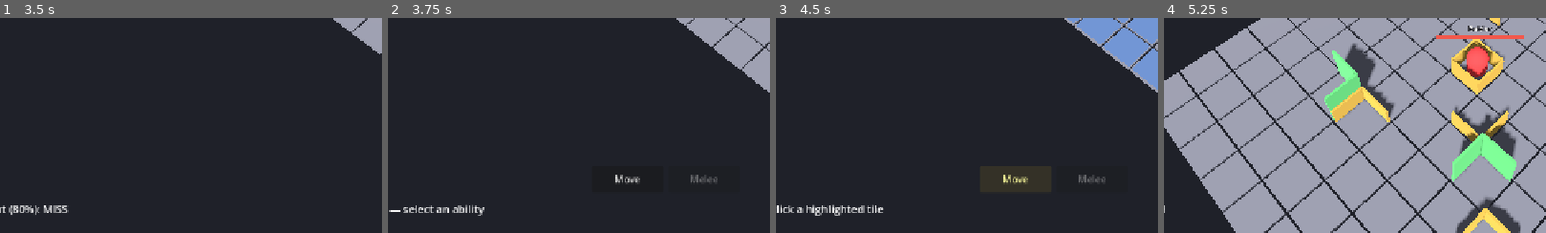
Above: before the commit, frames 1-4 (left to right).
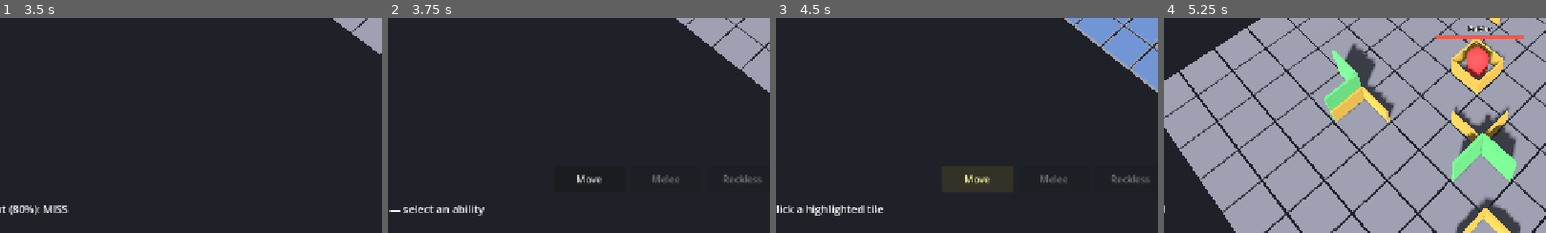
Above: after the commit, the same moments.

Repository: jabber484/battlechess-godot
Game: Godot game, scene res://scenes/battle/Battle.tscn
Two runs of this game, one before a commit and one after it. Both use one fixed random seed, a clock stepped at 60 frames per second and the inputs below.
Inputs (mouse positions are % of the whole screen's width and height, from its top left):
- Up to frame 1 (3.5 s): click "End Turn" at 0.5 s; move the mouse to (72, 45) at 1.27 s; hold S (camera_pan_back) 1.28-2.03 s; click (72, 45) at 1.42 s; move the mouse to (30, 55) at 2.02 s; tap W (camera_pan_forward) at 2.1 s; click (30, 55) at 2.17 s; tap Enter at 2.75 s; move the mouse to (60, 28) at 2.77 s; hold A (camera_pan_left) from 2.78 s (still down); click (60, 28) at 2.92 s
- Up to frame 2 (3.75 s): move the mouse to (45, 70) at 3.52 s; release A (camera_pan_left) at 3.53 s; tap D (camera_pan_right) at 3.6 s; click (45, 70) at 3.67 s
- Up to frame 3 (4.5 s): click "Move" at 4.25 s
- Up to frame 4 (5.25 s): click "End Turn" at 5 s
The pictures show only the part of the screen within x 14-64%, y 50-100%; the shares and areas given below are measured in that part.

Frame 1 is identical in both runs. In frame 2, 0.8% of the frame differs, in the area x 49-98%, y 72-78%; in frame 3, 0.9%; in frame 4, nothing differs.

Commit message:
Enhance Warrior abilities and combat mechanics for strategic gameplay
- Updated Warrior abilities to include the Reckless Attack, a free action that costs stamina and allows the enemy to retaliate first.
- Revised ability activation logic to ensure turns remain open while any non-passive ability can activate, improving tactical options.
- Enhanced combat system to support new attack mechanics, including the ability to commit free-action attacks without consuming the action budget.
- Updated documentation to reflect changes in ability mechanics and their interactions within the combat system, ensuring clarity for future implementations.
- Improved UI feedback for ability selection and execution, enhancing player experience during combat scenarios.

Diff:
--- a/scripts/abilities/ability_data.gd
+++ b/scripts/abilities/ability_data.gd
@@ -19,6 +19,8 @@
 			return unit.can_move_more()
 		BattleEnums.CostSlot.ACTION:
 			return unit.can_act_more()
+		BattleEnums.CostSlot.NONE:
+			return true
 		_:
 			return false
 
--- /dev/null
+++ b/scripts/abilities/warrior_reckless_attack_ability_data.gd
@@ -0,0 +1,79 @@
+class_name WarriorRecklessAttackAbilityData
+extends WarriorBasicAttackAbilityData
+
+## Once-per-turn free-action melee: spend stamina, enemy strikes first, then Warrior hits.
+var used_this_turn: bool = false
+
+
+func _init() -> void:
+	id = &"warrior_reckless_attack"
+	display_name = "Reckless"
+	category = BattleEnums.AbilityCategory.ACTION
+	cost_slot = BattleEnums.CostSlot.NONE
+	attack_range = 1
+	stamina_cost = 10
+
+
+func can_activate(unit: Unit, ctx: AbilityContext) -> bool:
+	if used_this_turn:
+		return false
+	# Parent SimpleAttack / AbilityData checks turn ownership + CostSlot.NONE.
+	# WarriorBasicAttack adds stamina gate and target availability via super chain.
+	return super.can_activate(unit, ctx)
+
+
+func on_turn_started(_unit: Unit) -> void:
+	used_this_turn = false
+
+
+func build_execution(unit: Unit, target_pos: Vector2i, ctx: AbilityContext) -> Dictionary:
+	var empty := {
+		"commit": Callable(),
+		"present": Callable(),
+		"complete": Callable(),
+		"death_units": [],
+		"defender": null,
+	}
+	if unit == null or ctx == null or ctx.grid_system == null:
+		return empty
+	var defender := ctx.grid_system.get_occupant(target_pos)
+	if defender == null or not is_valid_target(unit, target_pos, ctx):
+		return empty
+
+	var cost := stamina_cost
+	var warrior_range := attack_range
+	var warrior_falloff := distance_penalty_per_tile
+	var retal_range := 0
+	var retal_falloff := 0
+	var retal_attack := _find_attack_ability(defender)
+	if retal_attack != null:
+		retal_range = retal_attack.attack_range
+		retal_falloff = retal_attack.distance_penalty_per_tile
+
+	return {
+		"commit": func() -> bool:
+			if used_this_turn:
+				return false
+			if not unit.spend_resource(cost, BattleEnums.UnitResource.STAMINA):
+				return false
+			used_this_turn = true
+			return true,
+		"present": Callable(),
+		"complete": Callable(),
+		"death_units": [unit, defender],
+		"defender": defender,
+		"presentation": BattleEnums.Presentation.RECKLESS_ATTACK,
+		"distance_penalty_per_tile": warrior_falloff,
+		"attack_range": warrior_range,
+		"retaliation_attack_range": retal_range,
+		"retaliation_distance_penalty_per_tile": retal_falloff,
+	}
+
+
+func _find_attack_ability(unit: Unit) -> SimpleAttackAbilityData:
+	if unit == null:
+		return null
+	for ability in unit.abilities:
+		if ability is SimpleAttackAbilityData and ability.category == BattleEnums.AbilityCategory.ACTION:
+			return ability as SimpleAttackAbilityData
+	return null
--- a/scripts/battle/battle_controller.gd
+++ b/scripts/battle/battle_controller.gd
@@ -44,6 +44,7 @@
 		unit.resource_changed.connect(_on_unit_resource_changed)
 	battle_state.register_units(_units)
 	turn_manager.register_units(_units)
+	turn_manager.keep_turn_open_check = _unit_has_available_ability
 	turn_manager.start_battle()
 	battle_ui.append_log("Battle started", Color(0.7, 0.9, 1.0))
 
@@ -286,12 +287,16 @@
 			typed_death.append(u as Unit)
 
 	await action_runner.run(commit, present, complete, typed_death)
+	# Free-action abilities do not call notify_acted/moved — still try auto-end after them.
+	turn_manager.request_auto_finish()
 	_pending_attack_target = null
 	if _selected_ability and not _selected_ability.can_activate(unit, _ability_ctx):
 		_selected_ability = null
 	_refresh_ability_bar()
 	_refresh_highlights()
 	if unit.is_player() and not battle_state.is_over():
+		if turn_manager.active_unit != unit:
+			return
 		if _selected_ability:
 			battle_ui.set_status("Selected %s — choose a target" % _selected_ability.display_name)
 		else:
@@ -309,6 +314,19 @@
 			continue
 		result.append(ability)
 	return result
+
+
+func _unit_has_available_ability(unit: Unit) -> bool:
+	if unit == null or _ability_ctx == null:
+		return false
+	for ability in unit.abilities:
+		if ability == null:
+			continue
+		if ability.category == BattleEnums.AbilityCategory.PASSIVE:
+			continue
+		if ability.can_activate(unit, _ability_ctx):
+			return true
+	return false
 
 
 func _refresh_ability_bar() -> void:
--- a/scripts/battle/battle_presenter.gd
+++ b/scripts/battle/battle_presenter.gd
@@ -57,6 +57,8 @@
 			_enhance_move(unit, target_pos, execution)
 		BattleEnums.Presentation.ATTACK:
 			_enhance_attack(unit, execution)
+		BattleEnums.Presentation.RECKLESS_ATTACK:
+			_enhance_reckless_attack(unit, execution)
 	return execution
 
 
@@ -124,6 +126,72 @@
 		focus_grid_pos(unit.grid_pos)
 
 
+func _enhance_reckless_attack(unit: Unit, execution: Dictionary) -> void:
+	var defender = execution.get("defender", null)
+	if not defender is Unit:
+		return
+	var target: Unit = defender as Unit
+	var warrior_falloff := int(execution.get("distance_penalty_per_tile", 0))
+	var warrior_range := int(execution.get("attack_range", 1))
+	var retal_range := int(execution.get("retaliation_attack_range", 0))
+	var retal_falloff := int(execution.get("retaliation_distance_penalty_per_tile", 0))
+
+	execution["present"] = func() -> void:
+		focus_grid_pos(target.grid_pos)
+		await _host.get_tree().create_timer(ATTACK_FOCUS_DURATION).timeout
+		if _combat_system == null:
+			return
+
+		# Enemy strikes first (interrupt — no turn/action budget).
+		if (
+			retal_range > 0
+			and target.is_alive()
+			and unit.is_alive()
+			and GridMath.chebyshev(target.grid_pos, unit.grid_pos) <= retal_range
+		):
+			_combat_system.commit_attack(
+				target,
+				unit,
+				retal_falloff,
+				retal_range,
+				false,
+				false,
+			)
+			await _host.get_tree().create_timer(ATTACK_CAMERA_DELAY).timeout
+
+		# Warrior swing if still able (owns turn, free action — no ACTION budget).
+		if (
+			unit.is_alive()
+			and target.is_alive()
+			and GridMath.chebyshev(unit.grid_pos, target.grid_pos) <= warrior_range
+		):
+			focus_grid_pos(target.grid_pos)
+			_combat_system.commit_attack(
+				unit,
+				target,
+				warrior_falloff,
+				warrior_range,
+				false,
+				true,
+			)
+			await _host.get_tree().create_timer(ATTACK_CAMERA_DELAY).timeout
+
+		focus_grid_pos(unit.grid_pos)
+
+	if _battle_ui:
+		var prior_complete: Callable = execution.get("complete", Callable())
+		execution["complete"] = func() -> void:
+			if prior_complete.is_valid():
+				prior_complete.call()
+			_battle_ui.append_log(
+				"%s recklessly attacks %s (enemy strikes first)" % [
+					unit.display_name,
+					target.display_name,
+				],
+				_log_color_for(unit),
+			)
+
+
 func _tween_along_path(unit: Unit, path: Array[Vector2i]) -> void:
 	for i in range(1, path.size()):
 		var target_world := GridMath.grid_to_world(path[i], 0.5)
--- a/scripts/data/default_battle_setup.gd
+++ b/scripts/data/default_battle_setup.gd
@@ -6,6 +6,7 @@
 const SimpleMoveAbilityDataScript := preload("res://scripts/abilities/simple_move_ability_data.gd")
 const SimpleAttackAbilityDataScript := preload("res://scripts/abilities/simple_attack_ability_data.gd")
 const WarriorBasicAttackAbilityDataScript := preload("res://scripts/abilities/warrior_basic_attack_ability_data.gd")
+const WarriorRecklessAttackAbilityDataScript := preload("res://scripts/abilities/warrior_reckless_attack_ability_data.gd")
 const WarriorStaminaShieldAbilityDataScript := preload("res://scripts/abilities/warrior_stamina_shield_ability_data.gd")
 const WarriorStaminaRechargeAbilityDataScript := preload("res://scripts/abilities/warrior_stamina_recharge_ability_data.gd")
 
@@ -75,6 +76,7 @@
 	var abilities: Array[AbilityData] = []
 	abilities.append(SimpleMoveAbilityDataScript.new())
 	abilities.append(WarriorBasicAttackAbilityDataScript.new())
+	abilities.append(WarriorRecklessAttackAbilityDataScript.new())
 	abilities.append(WarriorStaminaShieldAbilityDataScript.new())
 	abilities.append(WarriorStaminaRechargeAbilityDataScript.new())
 	stats.abilities = abilities
--- a/scripts/data/enums.gd
+++ b/scripts/data/enums.gd
@@ -18,7 +18,7 @@
 
 enum UnitResource { NONE, STAMINA, MANA, ENERGY }
 
-enum Presentation { NONE, MOVE, ATTACK }
+enum Presentation { NONE, MOVE, ATTACK, RECKLESS_ATTACK }
 
 const DIRECTION_VECTORS: Array[Vector2i] = [
 	Vector2i(0, -1), # NORTH
--- a/scripts/systems/combat_system.gd
+++ b/scripts/systems/combat_system.gd
@@ -100,18 +100,26 @@
 	return _penalty_for_cover(grid_system.get_directional_cover(defender_pos, attacker_pos))
 
 
+## Turn gates for commit_attack:
+## - require_action: attacker must own the turn and have an ACTION remaining (normal attacks)
+## - require_own_turn: attacker must own the turn (free-action attacks like Reckless)
+## - interrupt: no turn/action budget checks (retaliation mid-exchange)
 func commit_attack(
 	attacker: Unit,
 	defender: Unit,
 	distance_penalty_per_tile: int,
 	max_range: int,
+	require_action: bool = true,
+	require_own_turn: bool = true,
 ) -> Dictionary:
 	var result := {
 		"hit": false,
 		"damage": 0,
 		"hit_chance": 0,
 	}
-	if not _validate_attack(attacker, defender, true, max_range):
+	if not _validate_attack(
+		attacker, defender, true, max_range, require_action, require_own_turn
+	):
 		return result
 	var chance := compute_hit_chance(attacker, defender, distance_penalty_per_tile)
 	result["hit_chance"] = chance
@@ -130,6 +138,8 @@
 	defender: Unit,
 	for_commit: bool,
 	max_range: int,
+	require_action: bool = true,
+	require_own_turn: bool = true,
 ) -> bool:
 	if attacker == null or defender == null:
 		return false
@@ -137,11 +147,13 @@
 		return false
 	if attacker.team == defender.team:
 		return false
-	if turn_manager:
-		if for_commit:
-			if not turn_manager.owns_turn(attacker) or not attacker.can_act_more():
-				return false
-		elif not turn_manager.can_act(attacker):
+	if turn_manager and for_commit:
+		if require_own_turn and not turn_manager.owns_turn(attacker):
+			return false
+		if require_action and not attacker.can_act_more():
+			return false
+	elif turn_manager and not for_commit:
+		if not turn_manager.can_act(attacker):
 			return false
 	return GridMath.chebyshev(attacker.grid_pos, defender.grid_pos) <= max_range
 
--- a/scripts/systems/turn_manager.gd
+++ b/scripts/systems/turn_manager.gd
@@ -18,6 +18,8 @@
 
 var _units: Array[Unit] = []
 var _busy: bool = false
+## Optional: return true to keep the turn open (e.g. any ability still can_activate).
+var keep_turn_open_check: Callable = Callable()
 
 
 func _ready() -> void:
@@ -47,7 +49,6 @@
 		return
 	unit.moves_used += 1
 	unit_flags_changed.emit(unit)
-	_try_auto_finish()
 
 
 func notify_acted(unit: Unit) -> void:
@@ -55,7 +56,6 @@
 		return
 	unit.actions_used += 1
 	unit_flags_changed.emit(unit)
-	_try_auto_finish()
 
 
 func request_end_turn() -> void:
@@ -166,8 +166,19 @@
 
 
 func _try_auto_finish() -> void:
-	if active_unit and not active_unit.can_move_more() and not active_unit.can_act_more():
-		finish_turn()
+	if active_unit == null:
+		return
+	if keep_turn_open_check.is_valid() and bool(keep_turn_open_check.call(active_unit)):
+		return
+	# Fallback when no check is wired: end when move and action budgets are spent.
+	if active_unit.can_move_more() or active_unit.can_act_more():
+		return
+	finish_turn()
+
+
+## Call after an ability fully resolves (when not busy) so remaining abilities can keep the turn open.
+func request_auto_finish() -> void:
+	_try_auto_finish()
 
 
 func _set_phase(p: BattleEnums.TurnPhase) -> void:
--- a/scripts/units/unit.gd
+++ b/scripts/units/unit.gd
@@ -247,8 +247,7 @@
 	for ability in abilities:
 		if ability == null:
 			continue
-		if ability.category != BattleEnums.AbilityCategory.PASSIVE:
-			continue
+		# Passives (recharge, etc.) and ACTION kits with per-turn state (e.g. Reckless).
 		ability.on_turn_started(self)
 
 
Not shown, added: scripts/abilities/warrior_reckless_attack_ability_data.gd.uid
Not shown, changed: .cursor/rules/abilities.mdc
Not shown, changed: docs/warrior.md
